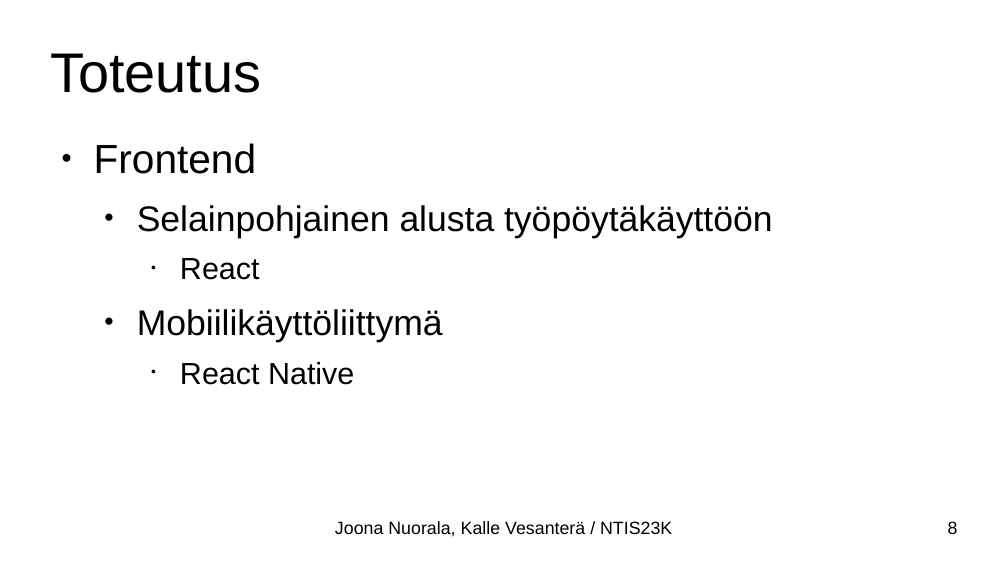
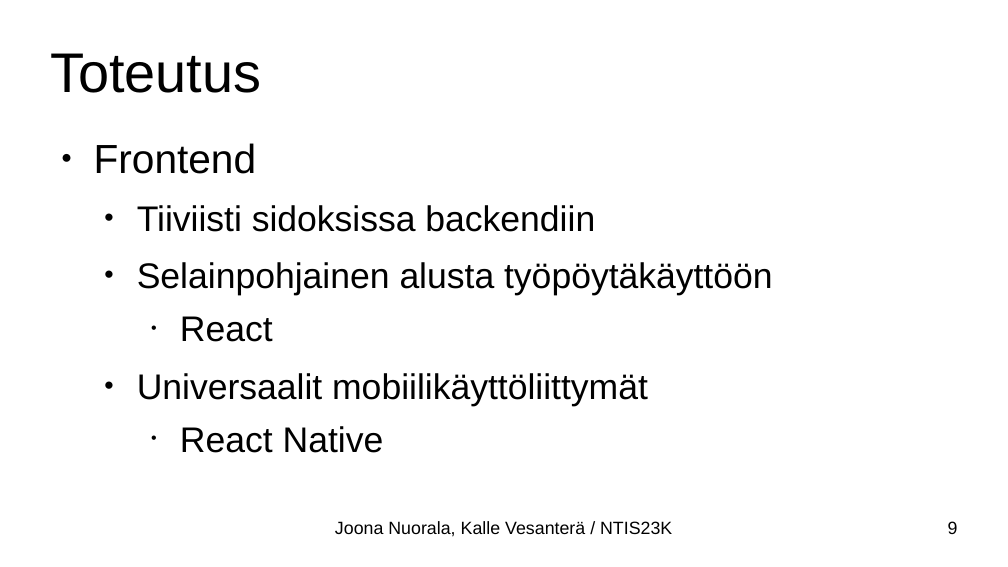
Before and after one commit to Kabskibs/centria_ohjelmistotuotanto, a slide deck: slide 9 of esitys/esitys_wip.odp (slide 8 before the commit). Drawn at 1008x567 pixels with LibreOffice and Linux fonts; fonts in the diff are those of the drawing. Boxes give left, top, right and bottom in pixels: in the first picture for what was removed or moved away, otherwise in the second. Text is boxed around its words. In the diff, an @@ line names an element or a change of style, - is before the commit and + after.

```diff
--- a/esitys/esitys_wip.odp
+++ b/esitys/esitys_wip.odp
@@ text at (x1=137, y1=205, x2=595, y2=232): paragraph added @@
+  • Tiiviisti sidoksissa backendiin
@@ text at (x1=180, y1=316, x2=384, y2=453): size 24 to 28 pt in "React", "React Native" @@
@@ text at (x1=137, y1=373, x2=648, y2=406): text changed @@
-  • Mobiilikäyttöliittymä
+  • Universaalit mobiilikäyttöliittymät
@@ page number at (x1=948, y1=521, x2=958, y2=534): text changed @@
-8
+9
```
Also in this commit, not shown: 5 other slides changed, 4 slides added, 2 other files.
